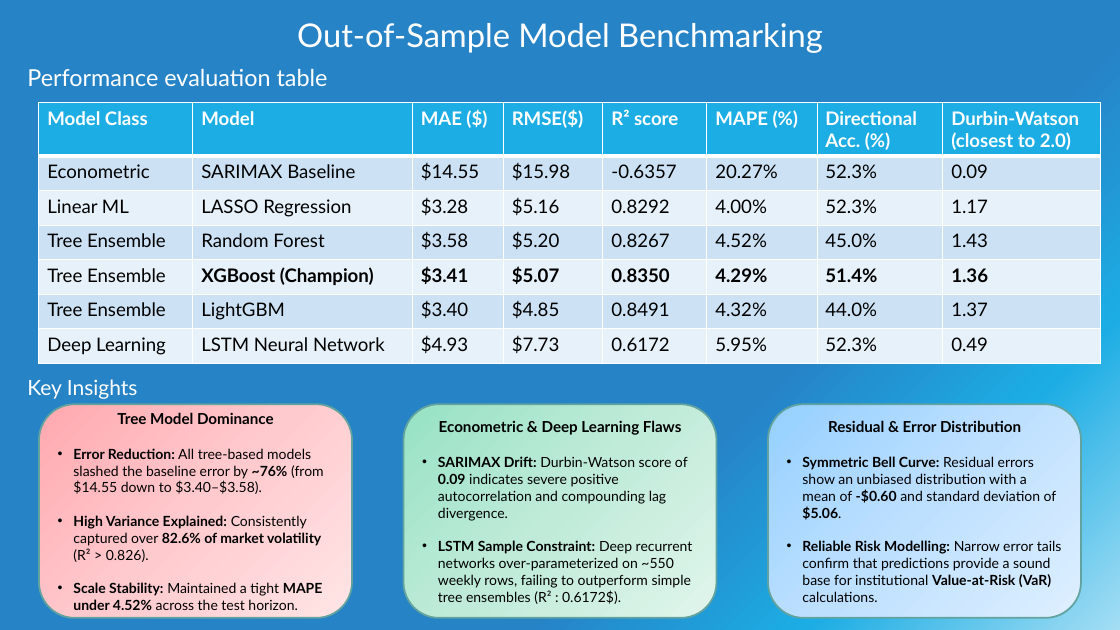
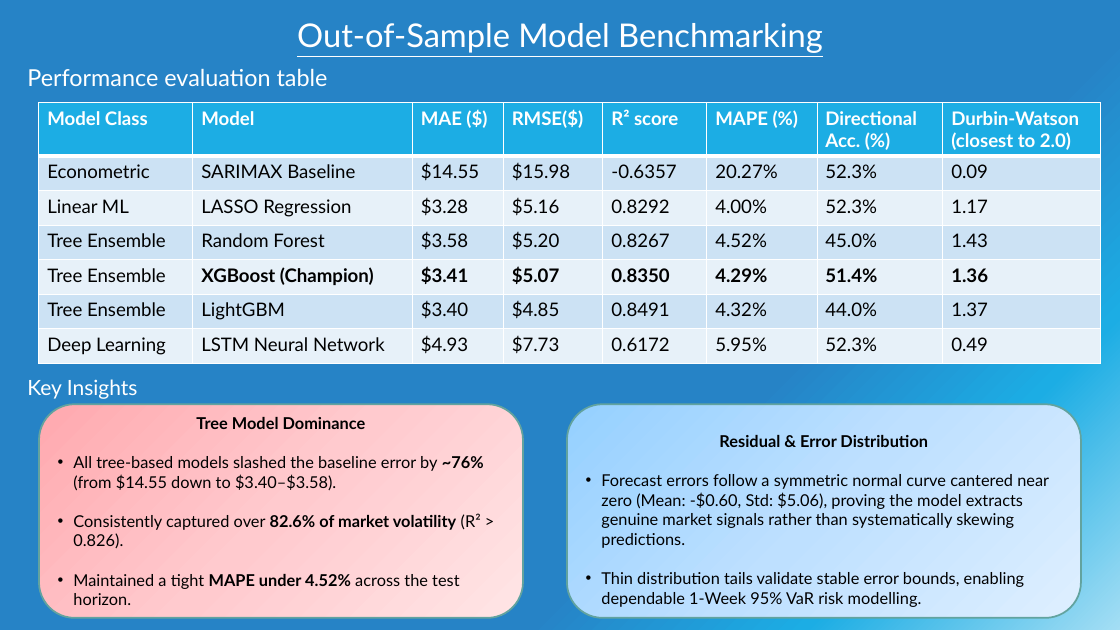
Before and after one commit to amohaf32/Time-Series-Forecast-Platform-Brent-Crude-Oil, a slide deck: slide 5 of presentations/Final Presentation .pptx. Drawn at 1120x630 pixels with LibreOffice and Linux fonts; fonts in the diff are those of the drawing. Boxes give left, top, right and bottom in pixels: in the first picture for what was removed or moved away, otherwise in the second. Text is boxed around its words. In the diff, an @@ line names an element or a change of style, - is before the commit and + after.

```diff
--- a/presentations/Final Presentation .pptx
+++ b/presentations/Final Presentation .pptx
@@ title "Out-of-Sample Model Benchmarking" at (297, 23, 823, 53): underline on @@
@@ rounded rectangle "Tree Model Dominance": place and size @@
-rounded rectangle "Tree Model Dominance" at (39, 404, 352, 618)
+rounded rectangle "Tree Model Dominance" at (39, 404, 523, 618)
@@ text in rounded rectangle at (196, 417, 366, 429): size 13 to 14 pt in "Tree Model Dominance" @@
@@ rounded rectangle removed at (403, 404, 717, 618) @@
-Econometric & Deep Learning Flaws
-• SARIMAX Drift: Durbin-Watson score of 0.09 indicates severe positive autocorrelation and compounding lag divergence.
-• LSTM Sample Constraint: Deep recurrent networks over-parameterized on ~550 weekly rows, failing to outperform simple tree ensembles (R² : 0.6172$).
@@ rounded rectangle "Residual & Error Distribution": place and size @@
-rounded rectangle "Residual & Error Distribution" at (768, 404, 1081, 618)
+rounded rectangle "Residual & Error Distribution" at (567, 404, 1081, 618)
@@ text in rounded rectangle at (719, 435, 928, 447): size 13 to 14 pt in "Residual & Error Distribution" @@
@@ text in rounded rectangle at (73, 456, 484, 605): text changed; size 12 to 14 pt @@
-• Error Reduction: All tree-based models slashed the baseline error by ~76% (from $14.55 down to $3.40–$3.58).
-• High Variance Explained: Consistently captured over 82.6% of market volatility (R² > 0.826).
-• Scale Stability: Maintained a tight MAPE under 4.52% across the test horizon.
+• All tree-based models slashed the baseline error by ~76% (from $14.55 down to $3.40–$3.58).
+• Consistently captured over 82.6% of market volatility (R² > 0.826).
+• Maintained a tight MAPE under 4.52% across the test horizon.
@@ text in rounded rectangle at (601, 474, 1049, 607): text changed; size 12 to 14 pt @@
-• Symmetric Bell Curve: Residual errors show an unbiased distribution with a mean of -$0.60 and standard deviation of $5.06.
-• Reliable Risk Modelling: Narrow error tails confirm that predictions provide a sound base for institutional Value-at-Risk (VaR) calculations.
+• Forecast errors follow a symmetric normal curve cantered near zero (Mean: -$0.60, Std: $5.06), proving the model extracts genuine market signals rather than systematically skewing predictions.
+• Thin distribution tails validate stable error bounds, enabling dependable 1-Week 95% VaR risk modelling.
```
Also in this commit, not shown: 8 other slides changed, 1 slide added, 1 slide removed, 5 other files.
